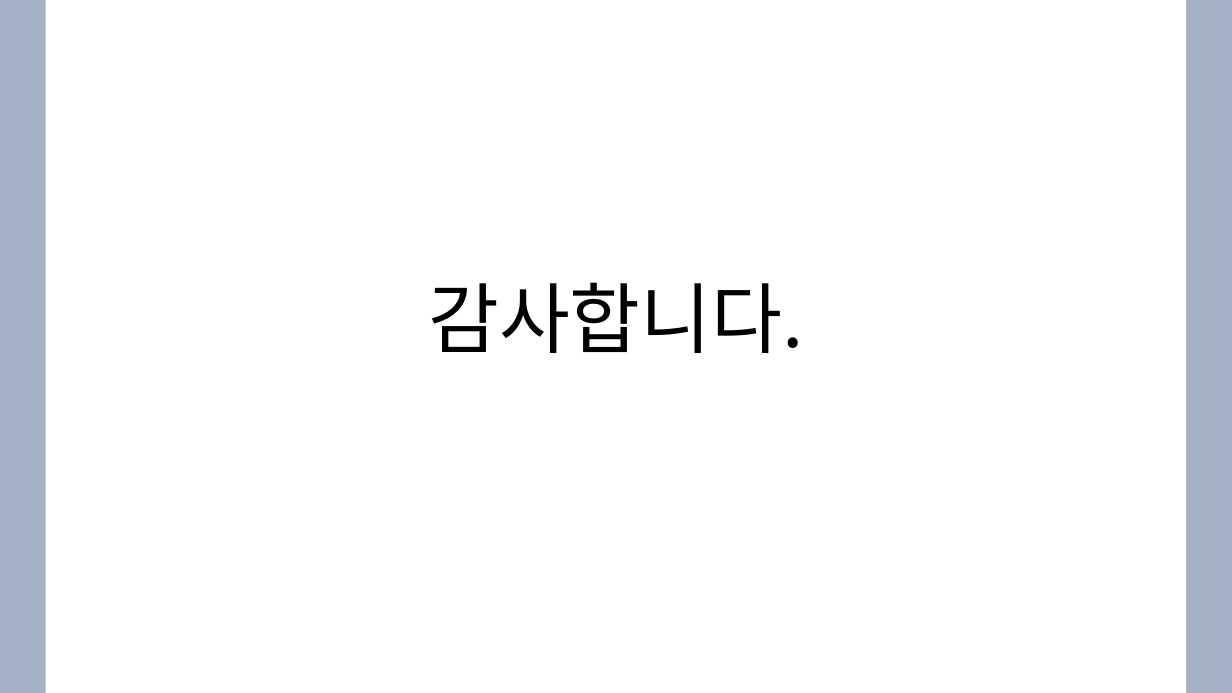
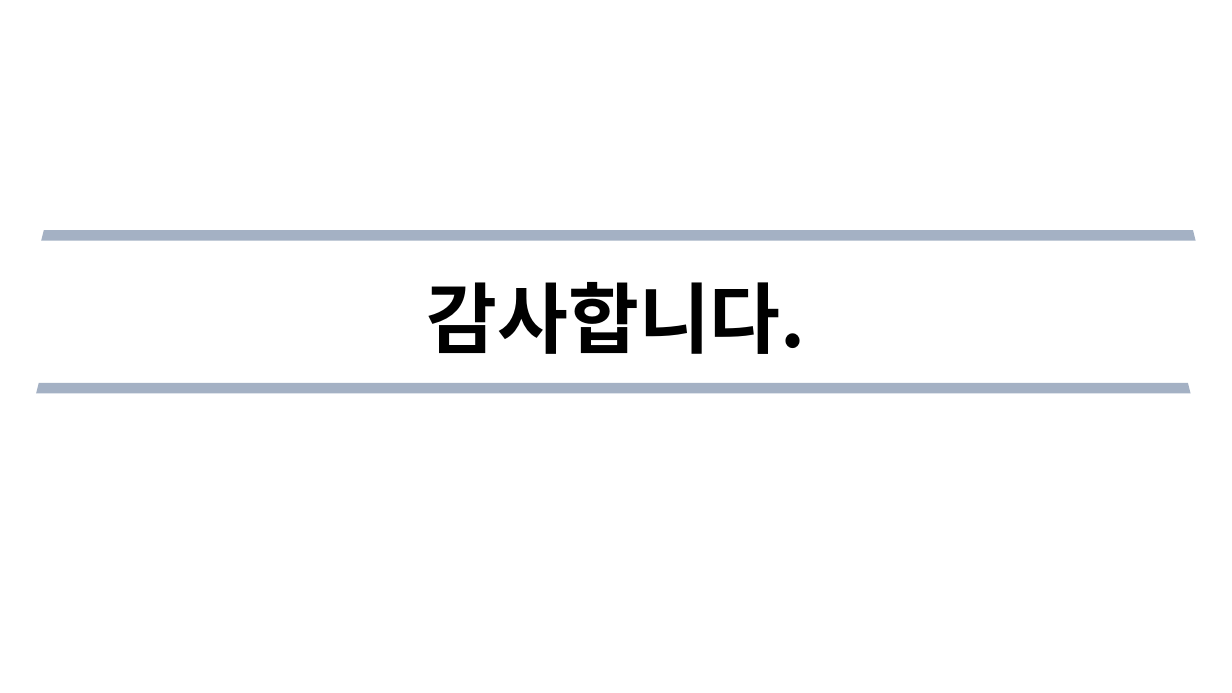
Before and after one commit to Helloworldist/MediWeb, a slide deck: slide 10 of ppt/1주차 발표_3조.pptx. Drawn at 1232x693 pixels with LibreOffice and Linux fonts; fonts in the diff are those of the drawing. Boxes give left, top, right and bottom in pixels: in the first picture for what was removed or moved away, otherwise in the second. Text is boxed around its words. In the diff, an @@ line names an element or a change of style, - is before the commit and + after.

```diff
--- a/ppt/1주차 발표_3조.pptx
+++ b/ppt/1주차 발표_3조.pptx
@@ background #A4B1C4 to #FFFFFF @@
@@ rectangle removed at bbox=[45, 0, 1186, 693] @@
@@ trapezoid added at bbox=[42, 230, 1196, 240], fill #A4B1C4 @@
@@ text "감사합니다." at bbox=[426, 282, 805, 354]: bold on @@
@@ trapezoid added at bbox=[36, 383, 1190, 393], fill #A4B1C4 @@
```
Also in this commit, not shown: 2 other slides changed, 7 slides added, 7 slides removed.
